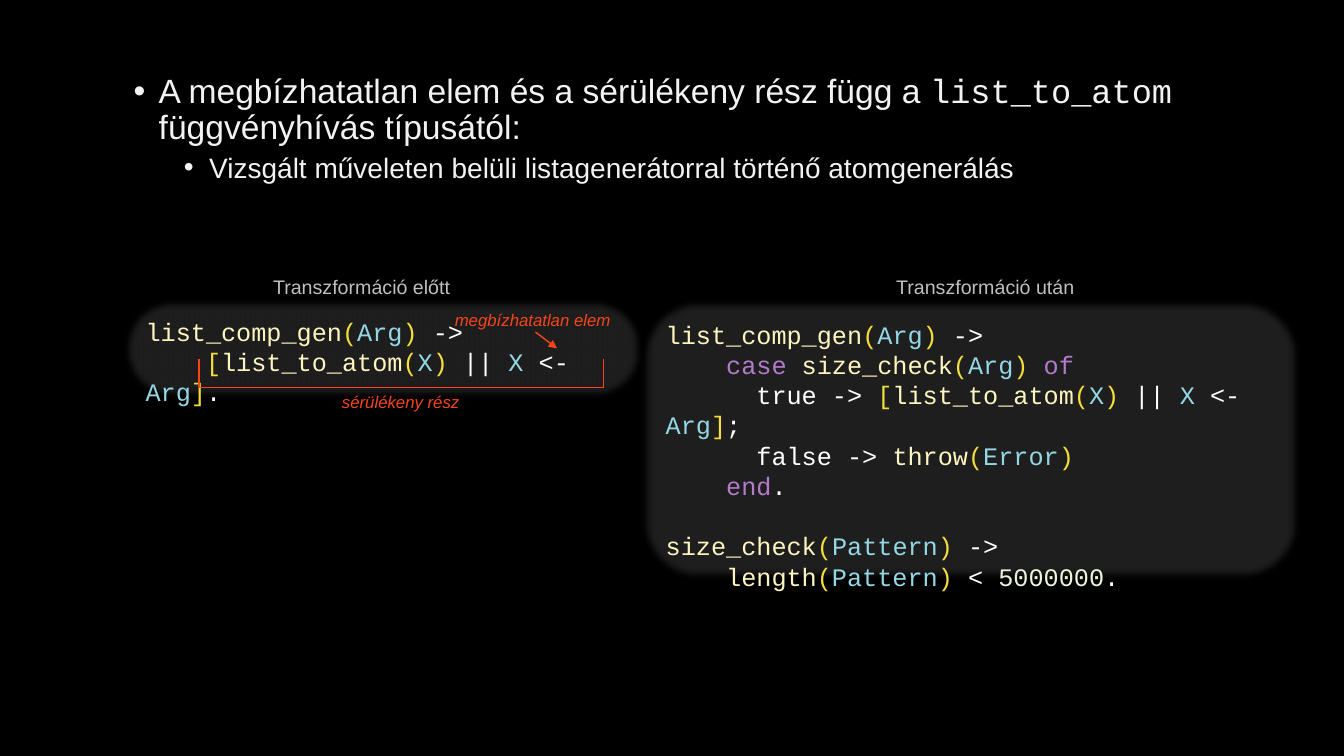
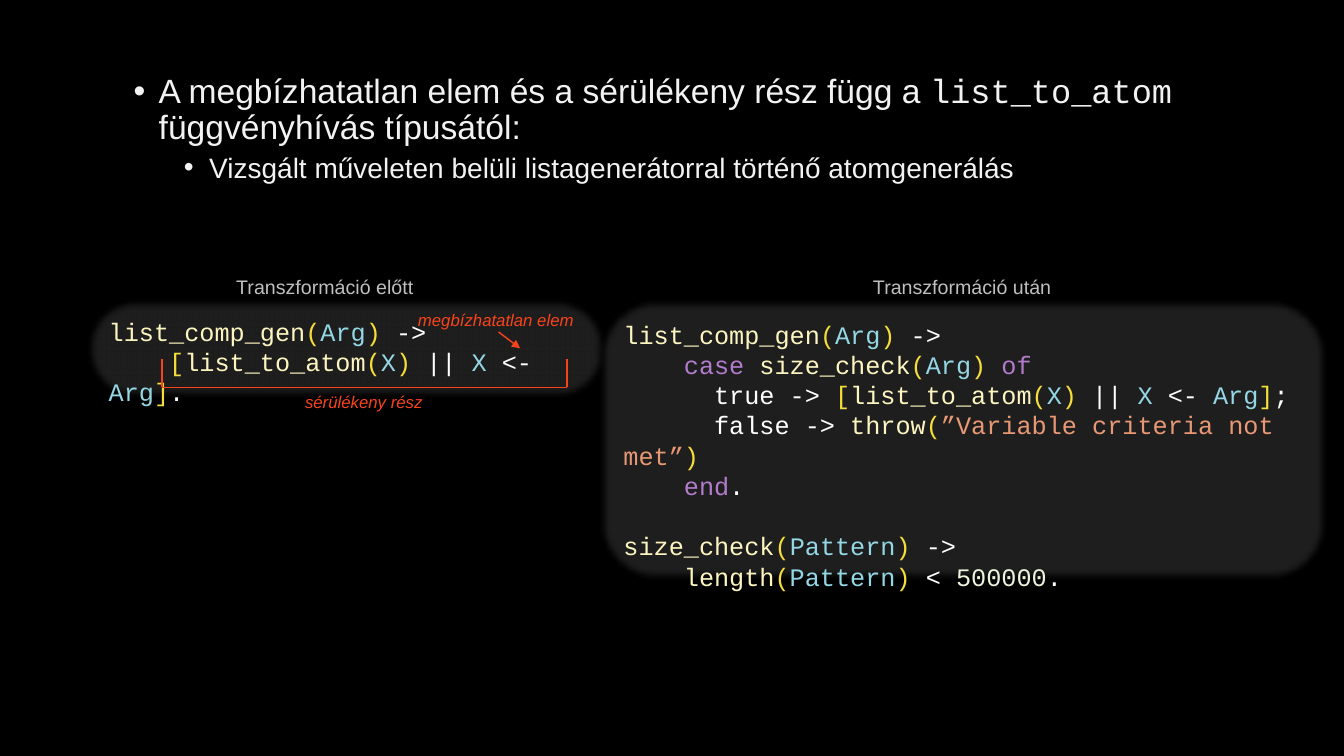
Before and after one commit to juhasznellee/msc_szakdoga, a slide deck: slide 10 of diplomamunka.pptx (slide 7 before the commit). Drawn at 1344x756 pixels with LibreOffice and Linux fonts; fonts in the diff are those of the drawing; background and template pictures are left out. Boxes give left, top, right and bottom in pixels: in the first picture for what was removed or moved away, otherwise in the second. Text is boxed around its words. In the diff, an @@ line names an element or a change of style, - is before the commit and + after.

```diff
--- a/diplomamunka.pptx
+++ b/diplomamunka.pptx
@@ rounded rectangle "list_comp_gen(Arg) ->": place and size @@
-rounded rectangle "list_comp_gen(Arg) ->" at [640, 299, 1301, 582]
+rounded rectangle "list_comp_gen(Arg) ->" at [598, 299, 1327, 582]
@@ text "Transzformáció után": place and size @@
-text "Transzformáció után" at [896, 279, 1074, 294]
+text "Transzformáció után" at [873, 279, 1051, 294]
@@ 3 texts, 3 lines, 1 rounded rectangle, 1 arrow: place and size @@
-3 texts, 3 lines, 1 rounded rectangle, 1 arrow at [123, 279, 642, 412]
+3 texts, 3 lines, 1 rounded rectangle, 1 arrow at [87, 279, 606, 412]
@@ text in rounded rectangle at [623, 416, 1273, 471]: text changed; text colour #FFFFFF to #E89874 @@
-false -> throw(Error)
+false -> throw(”Variable criteria not met”)
@@ text in rounded rectangle at [684, 567, 1062, 592]: text changed @@
-length(Pattern) < 5000000.
+length(Pattern) < 500000.
```
Also in this commit, not shown: 10 other slides changed, 5 slides added, 2 slides removed.
